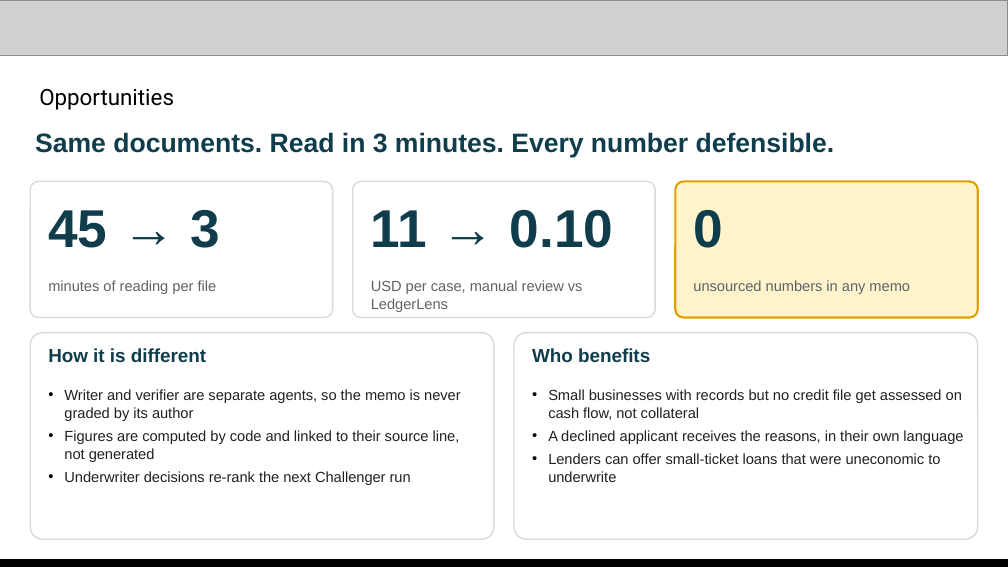
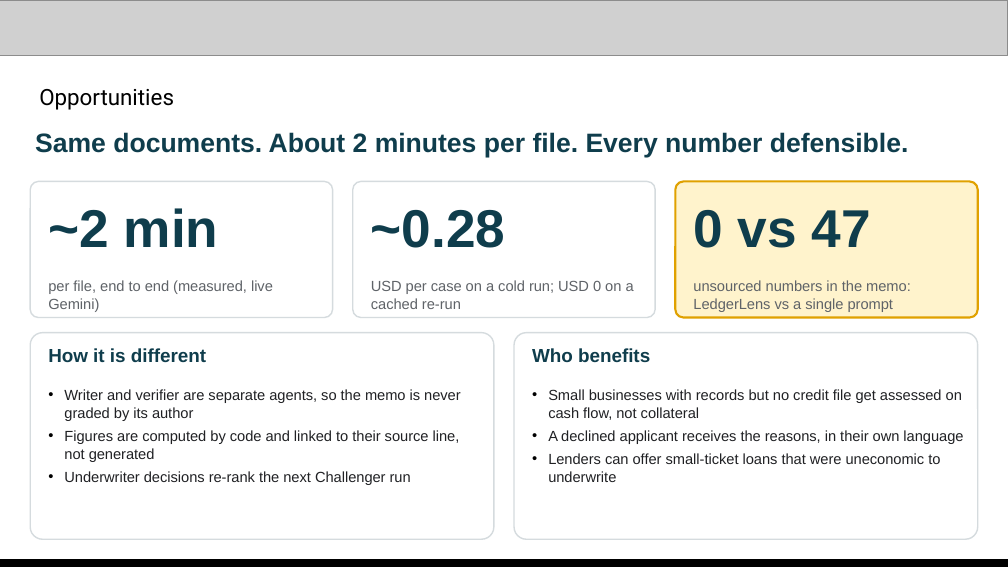
Before and after one commit to changhyeonnam/ghack, a slide deck: slide 4 of presentation/LedgerLens_AI_Builder_Cup_Submission.pptx. Drawn at 1008x567 pixels with LibreOffice and Linux fonts; fonts in the diff are those of the drawing; grey boxes stand for pictures. Boxes give left, top, right and bottom in pixels: in the first picture for what was removed or moved away, otherwise in the second. Text is boxed around its words. In the diff, an @@ line names an element or a change of style, - is before the commit and + after.

Commit message:
Deck and README: live Gemini benchmark numbers, measured cost, link placeholders

```diff
--- a/presentation/LedgerLens_AI_Builder_Cup_Submission.pptx
+++ b/presentation/LedgerLens_AI_Builder_Cup_Submission.pptx
@@ text at (35, 132, 909, 157): text changed @@
-Same documents. Read in 3 minutes. Every number defensible.
+Same documents. About 2 minutes per file. Every number defensible.
@@ text at (48, 208, 219, 247): text changed @@
-45 → 3
+~2 min
@@ text at (371, 210, 506, 248): text changed @@
-11 → 0.10
+~0.28
@@ text at (693, 210, 871, 248): text changed @@
-0
+0 vs 47
@@ text at (48, 280, 273, 312): text changed @@
-minutes of reading per file
+per file, end to end (measured, live Gemini)
@@ text at (371, 280, 634, 309): text changed @@
-USD per case, manual review vs LedgerLens
+USD per case on a cold run; USD 0 on a cached re-run
@@ text at (693, 280, 911, 312): text changed @@
-unsourced numbers in any memo
+unsourced numbers in the memo: LedgerLens vs a single prompt
```
Also in this commit, not shown: 6 other slides changed, 14 other files.
